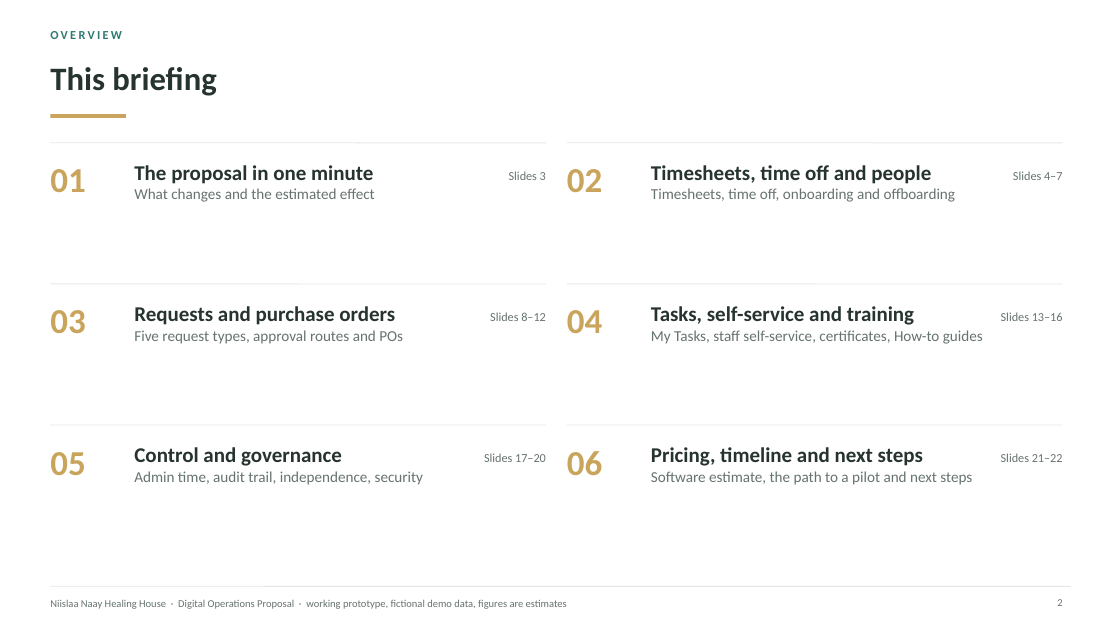
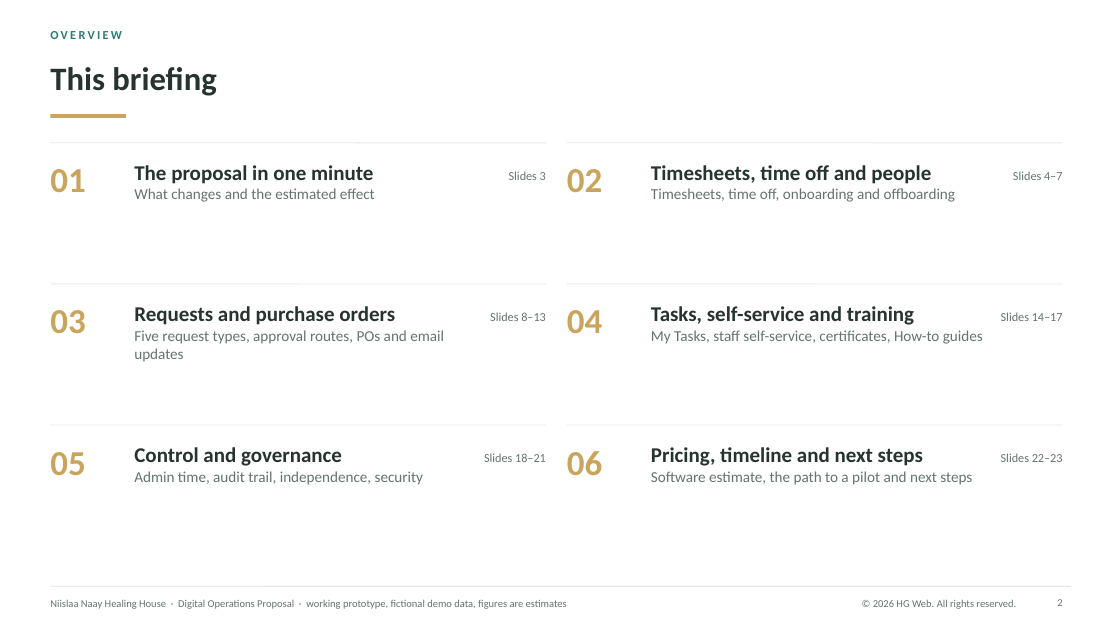
Before and after one commit to AndalibOlee/Portfolio, a slide deck: slide 2 of demo-platform/docs/Niislaa_Naay_Healing_House_Executive_Digital_Operations_Proposal.pptx. Drawn at 1120x630 pixels with LibreOffice and Linux fonts; fonts in the diff are those of the drawing. Boxes give left, top, right and bottom in pixels: in the first picture for what was removed or moved away, otherwise in the second. Text is boxed around its words. In the diff, an @@ line names an element or a change of style, - is before the commit and + after.

```diff
--- a/demo-platform/docs/Niislaa_Naay_Healing_House_Executive_Digital_Operations_Proposal.pptx
+++ b/demo-platform/docs/Niislaa_Naay_Healing_House_Executive_Digital_Operations_Proposal.pptx
@@ text at (1001,312,1063,321): text changed @@
-Slides 13–16
+Slides 14–17
@@ text at (134,330,444,362): text changed @@
-Five request types, approval routes and POs
+Five request types, approval routes, POs and email updates
@@ text at (484,453,546,462): text changed @@
-Slides 17–20
+Slides 18–21
@@ text at (1001,453,1063,462): text changed @@
-Slides 21–22
+Slides 22–23
@@ text added at (873,599,1016,609), 9 pt, text #66736F @@
+© 2026 HG Web. All rights reserved.
```
Also in this commit, not shown: 21 other slides changed, 1 slide added, 11 other files.
